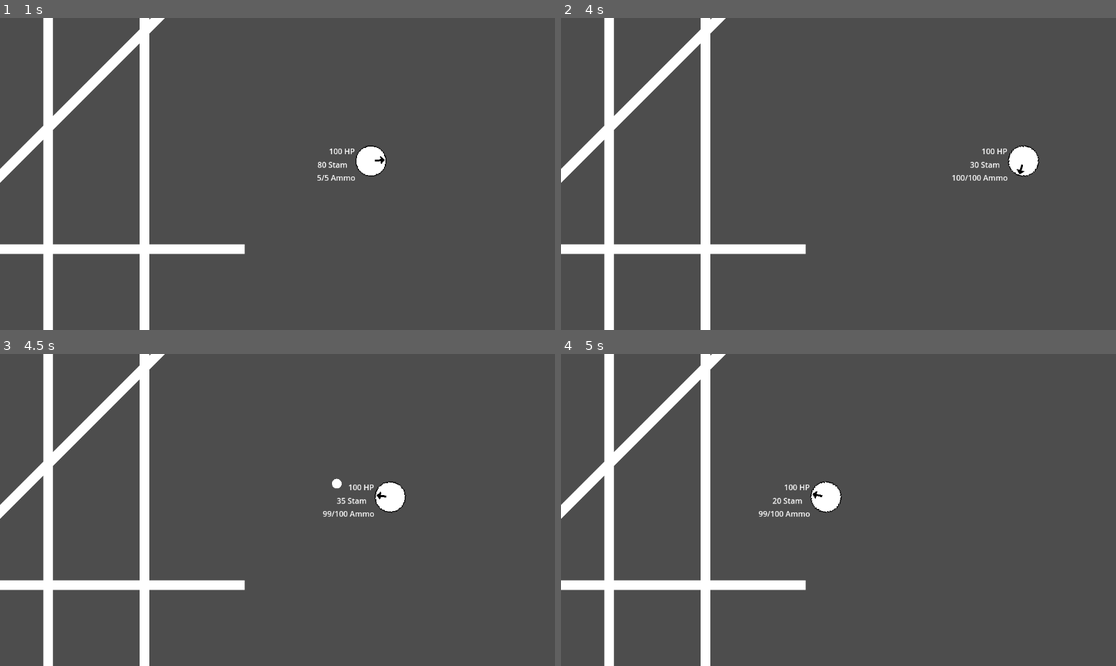
Above: before the commit, frames 1-4 (two rows, left to right).
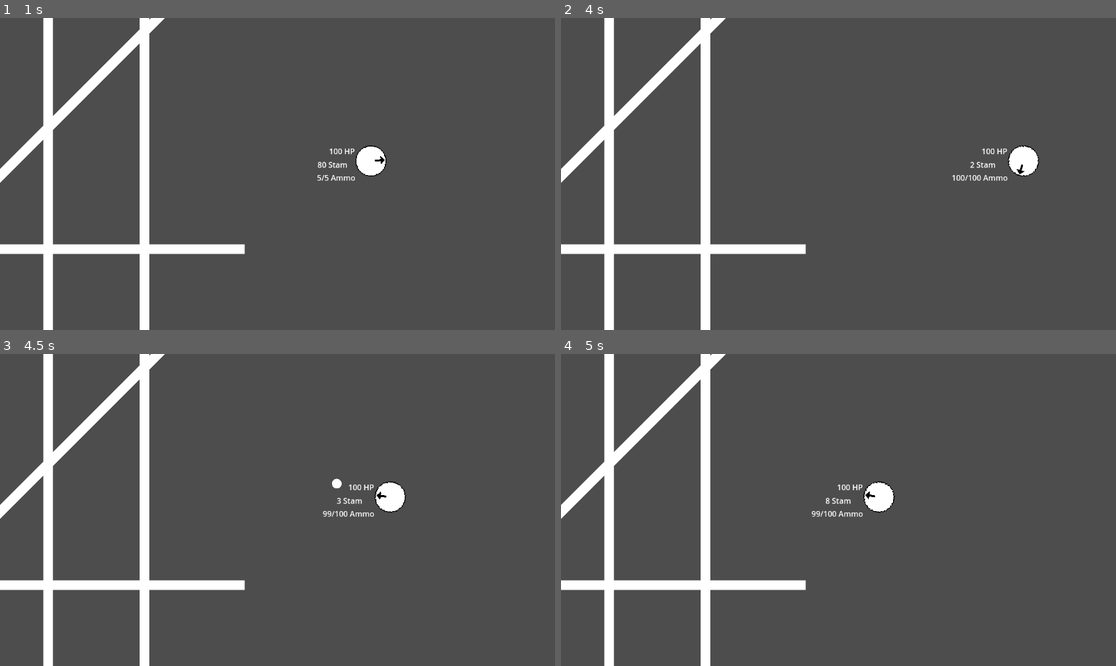
Above: after the commit, the same moments.

Repository: Great-Apes-USV/bullet-hell
Game: Godot game, scene res://scenes/game.tscn
Same seed, same stepped clock (60 frames per second), same inputs: the game is played once before the commit and once after it.
Inputs (mouse positions are in pixels of both pictures, inside the frame that each line leads up to):
- Up to frame 1 (1 s): tap Enter at 0.5 s; move the mouse to (399, 158) at 0.52 s; hold D (move-right) from 0.53 s (still down); tap Space (roll) at 0.6 s
- Up to frame 2 (4 s): move the mouse to (727, 189) at 1.27 s; release D (move-right) at 1.28 s; hold S (move-down) 1.28-2.03 s; click (727, 189) at 1.35 s; tap Space (roll) at 1.55, 2.1, 3.05, 3.6 s; move the mouse to (894, 105) at 2.02 s; hold D (move-right) 2.03-2.78 s; move the mouse to (810, 236) at 2.77 s; hold W (move-up) 2.78-3.53 s; tap E (weapon-swap) at 2.85 s; move the mouse to (1005, 220) at 3.52 s; hold A (move-left) from 3.53 s (still down)
- Up to frame 3 (4.5 s): keep holding A (move-left); move the mouse to (111, 463) at 4.27 s; click (111, 463) at 4.35 s
- Up to frame 4 (5 s): keep holding A (move-left); tap Space (roll) at 4.55 s

Frame 1 is identical in both runs. In frame 2, less than 0.1% of the frame differs, in the area x 73-79%, y 46-49%; in frame 3, less than 0.1%; in frame 4, 1.2%, in the area x 35-61%, y 40-53%.

Commit message:
Stamina Regeneration Delay

Diff:
--- a/scripts/player.gd
+++ b/scripts/player.gd
@@ -12,12 +12,14 @@
 @export var max_stamina : float = 100
 @export var stamina_cost : float = 20
 @export var stamina_regeneration_rate : float = 10
-
+@export var stamina_regeneration_delay : float = 0.5
 
 var move_vector := Vector2.ZERO
 var look_vector := Vector2.ZERO
 var roll_vector := Vector2.ZERO
+var roll_speed : float = roll_distance / roll_duration
 var rolling := false
+var just_rolled := false
 var weapons : Array[Weapon] = []
 var current_weapon_num : int = 0:
 	set(value):
@@ -27,13 +29,13 @@
 var reloading : bool:
 	get: return current_weapon.reloading
 var current_stamina : float = max_stamina
-
+var stamina_regeneration_delay_timer := Timer.new()
 
 @onready var sprite : Sprite2D = $Sprite2D
-@onready var roll_speed : float = roll_distance / roll_duration
 
 
 func _ready():
+	add_child(stamina_regeneration_delay_timer)
 	#add_preset_weapon("full_rapid_lightweight_pistol")
 	add_preset_weapon("rapid_lightweight_ricochet_smg")
 	#add_preset_weapon("semi_magnum_rifle")
@@ -90,8 +92,10 @@
 	roll_vector = look_vector if move_vector == Vector2.ZERO else move_vector
 	await get_tree().create_timer(roll_duration).timeout
 	collision_mask = 1|16|32|64
+	current_stamina -= stamina_cost #adjustable stamina cost for rolling
+	stamina_regeneration_delay_timer.start(stamina_regeneration_delay)
+	just_rolled = true
 	rolling = false
-	current_stamina -= stamina_cost #adjustable stamina cost for rolling
 
 
 func fire():
@@ -150,7 +154,10 @@
 	$/root/Game/Enemies.add_child(enemy)
 
 func regenerate_stamina(delta: float):
-	if current_stamina < max_stamina:
+	if just_rolled:
+		await stamina_regeneration_delay_timer.timeout
+		just_rolled = false
+	elif not rolling and current_stamina < max_stamina:
 		current_stamina += stamina_regeneration_rate * delta
 		current_stamina = min(current_stamina, max_stamina)
 		current_stamina = max(current_stamina, 0)
